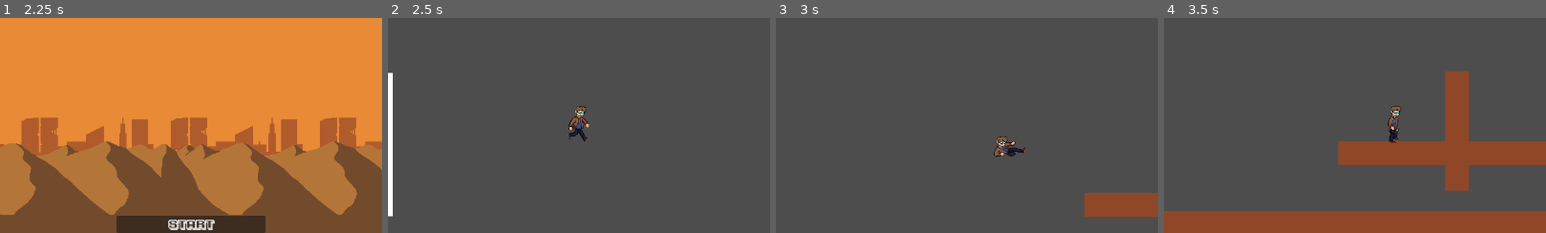
Above: before the commit, frames 1-4 (left to right).
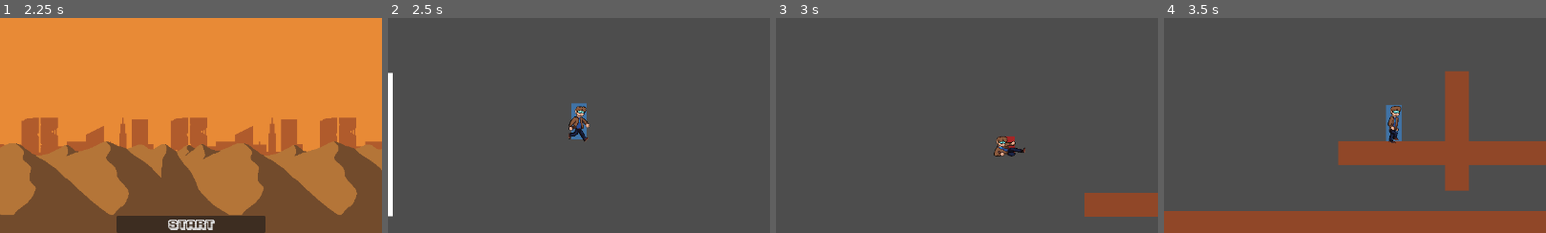
Above: after the commit, the same moments.

Repository: ShadowKnight-13/Platformer-Game
Game: Godot game, scene res://UI/main_menu.tscn
Two runs of this game, one before a commit and one after it. Both use one fixed random seed, a clock stepped at 60 frames per second and the inputs below.
Inputs (mouse positions are % of the whole screen's width and height, from its top left):
- Up to frame 1 (2.25 s): click "Start" at 0.5 s; click "Start" at 1.25 s; click "Level Select" at 2 s
- Up to frame 2 (2.5 s): no input
- Up to frame 3 (3 s): tap Enter (ui_accept) at 2.75 s; move the mouse to (72, 45) at 2.77 s; hold D (move_right) from 2.78 s (still down); tap Shift (dash) at 2.85 s; click (72, 45) at 2.92 s
- Up to frame 4 (3.5 s): keep holding D (move_right); tap Space (jump) at 3.02 s
The pictures show only the part of the screen within x 25-75%, y 28-78%; the shares and areas given below are measured in that part.

Frame 1 is identical in both runs. In frame 2, 0.3% of the frame differs, in the area x 48-52%, y 39-57%; in frame 3, less than 0.1%; in frame 4, 0.4%, in the area x 58-63%, y 40-58%.

Commit message:
Add debug ColorRect visualization to Player _process()
Co-authored-by: ShadowKnight-13 <194402300+ShadowKnight-13@users.noreply.github.com>

Diff:
--- a/Player/Player.gd
+++ b/Player/Player.gd
@@ -648,6 +648,34 @@
 func _process(_delta):
 	queue_redraw()
 
+	# DEBUG: Update ColorRect to match collision shape size
+	if OS.is_debug_build() and has_node("ColorRect") and has_node("CollisionShape2D"):
+		var color_rect = $ColorRect
+		var collision = $CollisionShape2D
+		var shape = collision.shape as RectangleShape2D
+
+		if shape:
+			# Make it visible for debugging
+			color_rect.visible = true
+
+			# Calculate the actual size based on shape size and scale
+			var actual_width = shape.size.x * collision.scale.x
+			var actual_height = shape.size.y * collision.scale.y
+
+			# Update ColorRect size (centered around origin)
+			color_rect.offset_left = -actual_width / 2
+			color_rect.offset_right = actual_width / 2
+			color_rect.offset_top = -actual_height / 2 + collision.position.y
+			color_rect.offset_bottom = actual_height / 2 + collision.position.y
+
+			# Optional: Change color based on state for better debugging
+			if is_crouching:
+				color_rect.color = Color(1, 0.5, 0, 0.5)  # Orange when crouching
+			elif is_dashing:
+				color_rect.color = Color(1, 0, 0, 0.5)  # Red when dashing
+			else:
+				color_rect.color = Color(0.2, 0.6, 1, 0.5)  # Blue normally
+
 #func _draw():
 	# Draw all stored debug rays
 	#for ray in debug_rays:
